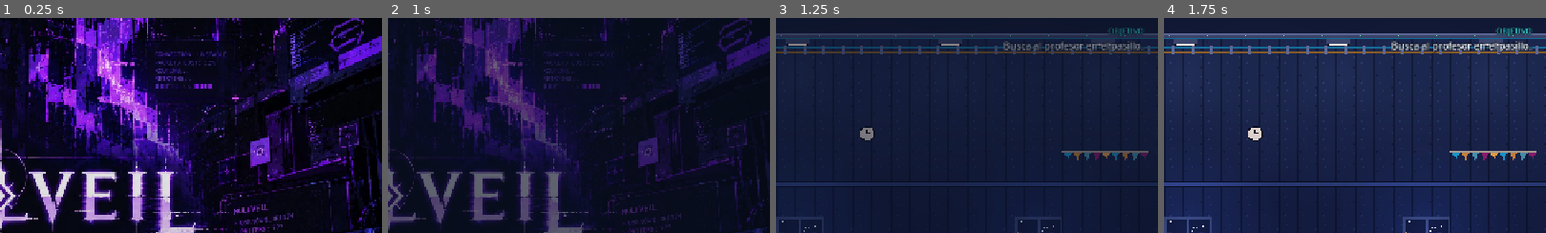
Above: before the commit, frames 1-4 (left to right).
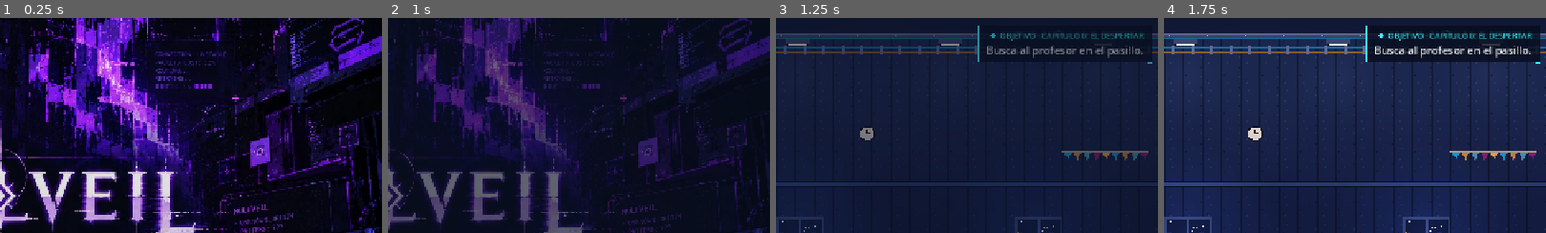
Above: after the commit, the same moments.

Repository: codingraphcr/schoolgame
Game: Godot game, scene res://ui/menus/main_menu/main_menu.tscn
Same seed, same stepped clock (60 frames per second), same inputs: the game is played once before the commit and once after it.
Inputs (mouse positions are % of the whole screen's width and height, from its top left):
- Up to frame 1 (0.25 s): no input
- Up to frame 2 (1 s): tap Enter (ui_accept) at 0.5 s; move the mouse to (72, 45) at 0.52 s; hold D (move_right) from 0.53 s (still down); tap C (dash, bound only after the commit) at 0.6 s; click (72, 45) at 0.67 s; tap Space (jump) at 0.77 s; tap Shift (dash, bound only before the commit) at 0.8 s
- Up to frame 3 (1.25 s): keep holding D (move_right); tap Space (jump) at 1.07 s
- Up to frame 4 (1.75 s): release D (move_right) at 1.25 s; drag from (30, 55) to (13, 79) at 1.27 s
The pictures show only the part of the screen within x 50-100%, y 6-56%; the shares and areas given below are measured in that part.

Frames 1-2 are identical in both runs. In frame 3, 3.0% of the frame differs, in the area x 52-99%, y 3-22%; in frame 4, 5.8%.

Commit message:
Dash con C, saltito al curarse en el aire y objetivo más visible
- El dash pasa de Shift a C (el mando sigue con RB).
- Al terminar de curarse en el aire (sin que lo corte un golpe), Kai da un
  saltito de 22 px en vez de caer directo sobre lo que tenga abajo.
- El objetivo de la misión ahora es un panel: fondo oscuro, borde y barra
  cian, rombo que late, el nombre de la misión, y al cambiar entra
  deslizándose con «NUEVO OBJETIVO» en dorado y un destello.

Co-Authored-By: Claude Opus 5.5 <noreply@anthropic.com>

Diff:
--- a/characters/player/player.gd
+++ b/characters/player/player.gd
@@ -60,6 +60,8 @@
 @export var coyote_time := 0.1
 ## Tiempo que se recuerda una pulsación de salto antes de tocar el suelo o una pared.
 @export var jump_buffer_time := 0.12
+## Altura del saltito al terminar de curarse en el aire (para no caer directo sobre un peligro).
+@export var heal_hop_height := 22.0
 
 @export_group("Doble salto")
 @export var double_jump_height := 56.0
@@ -143,6 +145,10 @@
 		# Curándose: quieto en el suelo o flotando en el aire.
 		heal.update(delta, _action_pressed("heal"))
 		velocity = Vector2.ZERO
+		if not heal.active and heal.in_air and heal.heals_done > 0 and not heal.interrupted:
+			# Terminó de curarse en el aire: un saltito en vez de caer.
+			velocity.y = -_velocity_for_height(heal_hop_height)
+			_is_jump_rising = false
 		move_and_slide()
 	elif is_dashing:
 		_process_dash(delta)
--- a/characters/player/player_heal.gd
+++ b/characters/player/player_heal.gd
@@ -5,7 +5,8 @@
 ## (incluye 0,30 s de inicio); si se sigue manteniendo y queda energía, cada curación siguiente
 ## tarda 0,9 s más. Soltar la tecla antes de tiempo cancela sin gastar energía; un golpe la corta.
 ## Para volver a curarse después de terminar o de un golpe hay que soltar L y presionarla otra vez.
-## En el suelo Kai se arrodilla; en el aire se queda flotando mientras se cura.
+## En el suelo Kai se arrodilla; en el aire se queda flotando mientras se cura y, si llegó a curarse y nada lo
+## interrumpió, al terminar da un saltito (en vez de caer directo sobre lo que tenga abajo).
 
 signal started(in_air: bool)
 signal healed(amount: float)
@@ -28,6 +29,8 @@
 var in_air := false
 ## Curaciones hechas en esta canalización.
 var heals_done := 0
+## Si la última canalización la cortó un golpe.
+var interrupted := false
 
 var _elapsed := 0.0
 var _next_heal := 0.0
@@ -40,7 +43,7 @@
 func _ready() -> void:
 	var damage := player.get_node_or_null("Damage") as PlayerDamage
 	if damage:
-		damage.hurt.connect(func(_hit: HitData) -> void: stop())
+		damage.hurt.connect(func(_hit: HitData) -> void: stop(true))
 
 
 func _physics_process(_delta: float) -> void:
@@ -95,9 +98,11 @@
 		_next_heal += next_heal_time
 
 
-func stop() -> void:
+## interrupted: la cortó un golpe (no hay saltito).
+func stop(was_interrupted := false) -> void:
 	if not active:
 		return
 	active = false
+	interrupted = was_interrupted
 	_needs_release = true
 	finished.emit(heals_done > 0)
--- a/project.godot
+++ b/project.godot
@@ -97,7 +97,7 @@
 }
 dash={
 "deadzone": 0.2,
-"events": [Object(InputEventKey,"resource_local_to_scene":fa …(140 unchanged characters)… d":false,"keycode":0,"physical_keycode":4194325,"key_label":0,"unicode":0,"location":0,"echo":false,"script":null)
+"events": [Object(InputEventKey,"resource_local_to_scene":fa …(140 unchanged characters)… d":false,"keycode":0,"physical_keycode":67,"key_label":0,"unicode":99,"location":0,"echo":false,"script":null)
 , Object(InputEventJoypadButton,"resource_local_to_scene":false,"resource_name":"","device":-1,"button_index":10,"pressure":0.0,"pressed":false,"script":null)
 ]
 }
--- a/prototypes/estilos/muestra_base.gd
+++ b/prototypes/estilos/muestra_base.gd
@@ -130,7 +130,7 @@
 	help_settings.font_size = 14
 	help_settings.font_color = Color(0.75, 0.82, 0.95)
 	var help := Label.new()
-	help.text = "A/D: mover · Espacio: saltar (doble salto, salto en pared) · Shift: dash · Tab: siguiente muestra · Esc: menú"
+	help.text = "A/D: mover · Espacio: saltar (doble salto, salto en pared) · C: dash · Tab: siguiente muestra · Esc: menú"
 	if not sample_hint.is_empty():
 		help.text += "\n" + sample_hint
 	help.label_settings = help_settings
--- a/tests/fixtures/combat_test_room.tscn
+++ b/tests/fixtures/combat_test_room.tscn
@@ -78,7 +78,7 @@
 scale = Vector2(0.5, 0.5)
 theme_override_font_sizes/font_size = 14
 theme_override_colors/font_color = Color(0.55, 0.64, 0.78, 0.9)
-text = "Shift: dash   Espacio en el aire: doble salto   Empujar contra una pared: deslizar"
+text = "C: dash   Espacio en el aire: doble salto   Empujar contra una pared: deslizar"
 
 [node name="Label04" type="Label" parent="Labels" unique_id=948827312]
 texture_filter = 2
--- a/tests/test_heal.gd
+++ b/tests/test_heal.gd
@@ -1,5 +1,6 @@
 extends SceneTree
-## Prueba automática: curación con L (energía, tiempos, cancelación, en el suelo y en el aire).
+## Prueba automática: curación con L (energía, tiempos, cancelación, en el suelo y en el aire, y el saltito al
+## terminar en el aire).
 ## Ejecutar: godot --headless --path . --script res://tests/test_heal.gd
 
 const ROOM := "res://world/zones/zone0/entrada.tscn"
@@ -93,6 +94,22 @@
 	await _wait(1.5)
 	_check(player.is_on_floor(), "al terminar, Kai vuelve a caer")
 
+	# Al terminar de curarse en el aire: un saltito (en vez de caer directo).
+	player.set_energy(2.0)
+	player.teleport_to(player.global_position + Vector2(0, -60))
+	await _frames(2)
+	Input.action_press("heal")
+	await _wait(1.25)
+	_check(heal.active and heal.heals_done == 1, "en el aire se cura una vez")
+	var before := player.global_position.y
+	Input.action_release("heal")
+	await _frames(2)
+	_check(not heal.active and player.velocity.y < 0.0, "al terminar, Kai da un saltito")
+	await _wait(0.15)
+	_check(player.global_position.y < before - 8.0, "y sube un poco (%.0f px)" % (before - player.global_position.y))
+	await _wait(1.5)
+	_check(player.is_on_floor(), "después cae normalmente")
+
 	print("RESULTADO: ", "TODO OK" if _failures == 0 else "%d FALLOS" % _failures)
 	quit(0 if _failures == 0 else 1)
 
--- a/ui/hud/combat_hud.tscn
+++ b/ui/hud/combat_hud.tscn
@@ -73,9 +73,9 @@
 anchor_left = 1.0
 anchor_right = 1.0
 offset_left = -384.0
-offset_top = 56.0
+offset_top = 64.0
 offset_right = -24.0
-offset_bottom = 120.0
+offset_bottom = 128.0
 grow_horizontal = 0
 mouse_filter = 2
 script = ExtResource("6_2c1qa")
--- a/ui/hud/objective_display.gd
+++ b/ui/hud/objective_display.gd
@@ -1,21 +1,32 @@
 class_name ObjectiveDisplay
 extends VBoxContainer
-## OBJETIVO de la misión activa (arriba a la derecha, bajo el indicador de la Visión Digital).
-## Destella al cambiar. Se oculta si no hay misión activa.
+## OBJETIVO de la misión activa (arriba a la derecha, bajo el indicador de la Visión Digital): un panel
+## oscuro con borde cian, un rombo que late y el nombre de la misión, para que no pase desapercibido
+## entre el resto de la pantalla. Al cambiar el objetivo entra deslizándose, dice «NUEVO OBJETIVO» unos
+## segundos y destella. Se oculta si no hay misión activa.
 
 const CYAN := Color("3ef2ff")
+const GOLD := Color("ffd166")
+const PANEL := Color(0.03, 0.05, 0.12, 0.82)
+const PAD := Vector2(14, 8)
+## Segundos que se muestra «NUEVO OBJETIVO» después de un cambio.
+const NEW_TIME := 3.0
 
 var _title: Label
 var _text: Label
 var _flash := 0.0
+var _new_left := 0.0
+var _slide := 0.0
+var _clock := 0.0
+var _quest_title := ""
 
 
 func _ready() -> void:
 	mouse_filter = Control.MOUSE_FILTER_IGNORE
 	alignment = BoxContainer.ALIGNMENT_BEGIN
-	_title = _make_label(13, Color(CYAN, 0.85))
-	_title.text = "OBJETIVO"
-	_text = _make_label(16, Color(0.93, 0.96, 1.0))
+	add_theme_constant_override("separation", 2)
+	_title = _make_label(13, GOLD)
+	_text = _make_label(18, Color(0.95, 0.97, 1.0))
 	_text.autowrap_mode = TextServer.AUTOWRAP_WORD_SMART
 	var game_state := get_node("/root/GameState")
 	game_state.quest_started.connect(_on_quest_changed)
@@ -25,9 +36,54 @@
 
 
 func _process(delta: float) -> void:
+	_clock += delta
 	if _flash > 0.0:
 		_flash = maxf(_flash - delta, 0.0)
 		_text.modulate = Color.WHITE.lerp(Color(CYAN, 1.0), _flash)
+	if _new_left > 0.0:
+		_new_left = maxf(_new_left - delta, 0.0)
+		if _new_left == 0.0:
+			_update_title()
+	if _slide > 0.0:
+		_slide = maxf(_slide - delta * 3.0, 0.0)
+	# Entra deslizándose desde la derecha (solo el dibujo: no cambia el diseño del HUD).
+	var offset_x := 60.0 * _slide * _slide
+	_title.position.x = offset_x
+	_text.position.x = offset_x
+	queue_redraw()
+
+
+func _draw() -> void:
+	if not visible:
+		return
+	var font := _text.get_theme_font("font")
+	var width := 0.0
+	for label: Label in [_title, _text]:
+		var size_px := label.get_theme_font_size("font_size")
+		width = maxf(width, font.get_string_size(label.text, HORIZONTAL_ALIGNMENT_LEFT, -1, size_px).x)
+	width = minf(width, size.x)
+	var content_h := _text.position.y + _text.size.y
+	var slide_x := 60.0 * _slide * _slide
+	var rect := Rect2(size.x - width - PAD.x + slide_x, -PAD.y, width + PAD.x * 2.0, content_h + PAD.y * 2.0)
+	# Brillo detrás al cambiar.
+	if _flash > 0.0:
+		draw_rect(rect.grow(6.0 * _flash), Color(CYAN, 0.25 * _flash))
+	draw_rect(rect, PANEL)
+	var pulse := 0.55 + 0.45 * sin(_clock * 3.0)
+	var accent := GOLD if _new_left > 0.0 else CYAN
+	draw_rect(rect, Color(accent, 0.35 + 0.35 * pulse * (1.0 if _new_left > 0.0 else 0.4)), false, 1.0)
+	# Barra de color a la izquierda y esquinas marcadas.
+	draw_rect(Rect2(rect.position, Vector2(3, rect.size.y)), accent)
+	var corner := 8.0
+	for c: Vector2 in [rect.position + Vector2(rect.size.x, 0), rect.end]:
+		var dir_y := 1.0 if c.y == rect.position.y else -1.0
+		draw_line(c, c + Vector2(-corner, 0), accent, 2.0)
+		draw_line(c, c + Vector2(0, corner * dir_y), accent, 2.0)
+	# Rombo que late, a la izquierda del título.
+	var title_w := font.get_string_size(_title.text, HORIZONTAL_ALIGNMENT_LEFT, -1, _title.get_theme_font_size("font_size")).x
+	var center := Vector2(size.x - title_w - 12.0 + slide_x, _title.position.y + _title.size.y / 2.0)
+	var r := 4.0 + pulse * 1.5
+	draw_colored_polygon(PackedVector2Array([center + Vector2(0, -r), center + Vector2(r, 0), center + Vector2(0, r), center + Vector2(-r, 0)]), accent)
 
 
 func _on_quest_changed(_quest_id: StringName) -> void:
@@ -35,11 +91,26 @@
 
 
 func _refresh(flash: bool) -> void:
-	var objective: String = get_node("/root/GameState").get_objective_text()
+	var game_state := get_node("/root/GameState")
+	var objective: String = game_state.get_objective_text()
 	visible = not objective.is_empty()
 	_text.text = objective
+	var quest := QuestDB.get_quest(game_state.active_quest)
+	_quest_title = quest.title.to_upper() if quest and not quest.title.is_empty() else ""
 	if flash and visible:
 		_flash = 1.0
+		_new_left = NEW_TIME
+		_slide = 1.0
+	_update_title()
+
+
+func _update_title() -> void:
+	if _new_left > 0.0:
+		_title.text = "NUEVO OBJETIVO"
+		_title.add_theme_color_override("font_color", GOLD)
+	else:
+		_title.text = "OBJETIVO" + (" · " + _quest_title if not _quest_title.is_empty() else "")
+		_title.add_theme_color_override("font_color", Color(CYAN, 0.95))
 
 
 func _make_label(font_size: int, color: Color) -> Label:
Not shown, changed: docs/arquitectura.md
